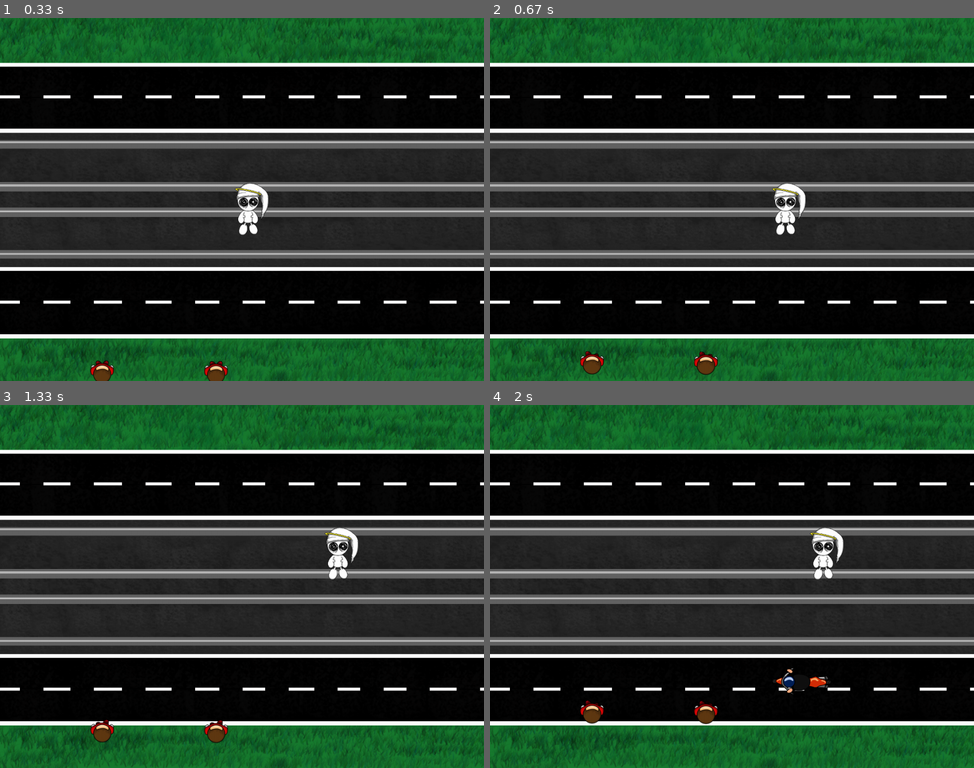
Above: before the commit, frames 1-4 (two rows, left to right).
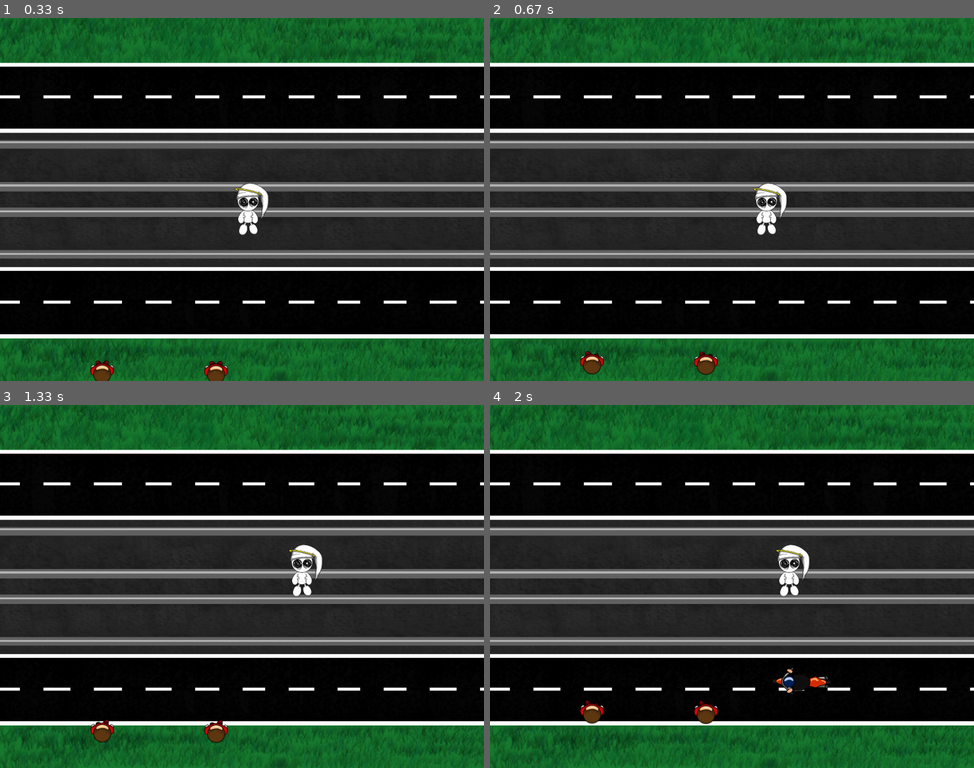
Above: after the commit, the same moments.

Repository: DanielKinsman/ghost-safety-squad-tigjamau
Game: pygame game, started from game.py
Same seed, same stepped clock (60 frames per second), same inputs: the game is played once before the commit and once after it. The source is Python 2; it was converted automatically to run under Python 3.
Inputs:
- Up to frame 1 (0.33 s): no input
- Up to frame 2 (0.67 s): hold D from 0.33 s (still down)
- Up to frame 3 (1.33 s): release D at 0.8 s; hold W 0.83-1.13 s; hold D from 1.17 s (still down)
- Up to frame 4 (2 s): release D at 1.63 s; hold A from 1.67 s (still down)

Frame 1 is identical in both runs. In frame 2, 1.0% of the frame differs, in the area x 54-66%, y 45-60%; in frame 3, 1.1%; in frame 4, 1.1%, in the area x 59-74%, y 33-53%.

Commit message:
Game will now close when window is closed

Diff:
--- a/game.py
+++ b/game.py
@@ -75,7 +75,7 @@
         self.rect = pygame.Rect(0, 0, self.image.get_width(), self.image.get_height())
         self.host = None
         self.direction = euclid.Vector2(0, 0)
-        self.speed = 5
+        self.speed = 3
 
     def update(self):
         self.position += self.direction * self.speed
@@ -386,6 +386,8 @@
                     self.possessToggle = False
                 else:
                     pass
+            elif event.type == pygame.QUIT:
+                self.bail = True
             else:
                 pass
 
